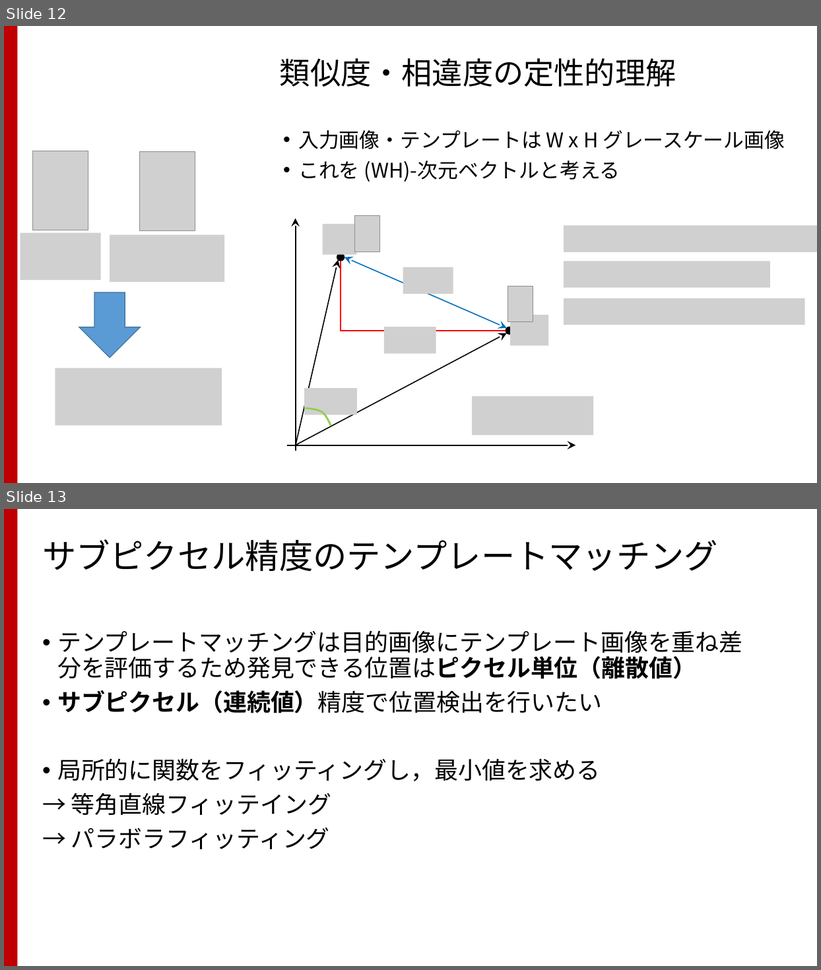
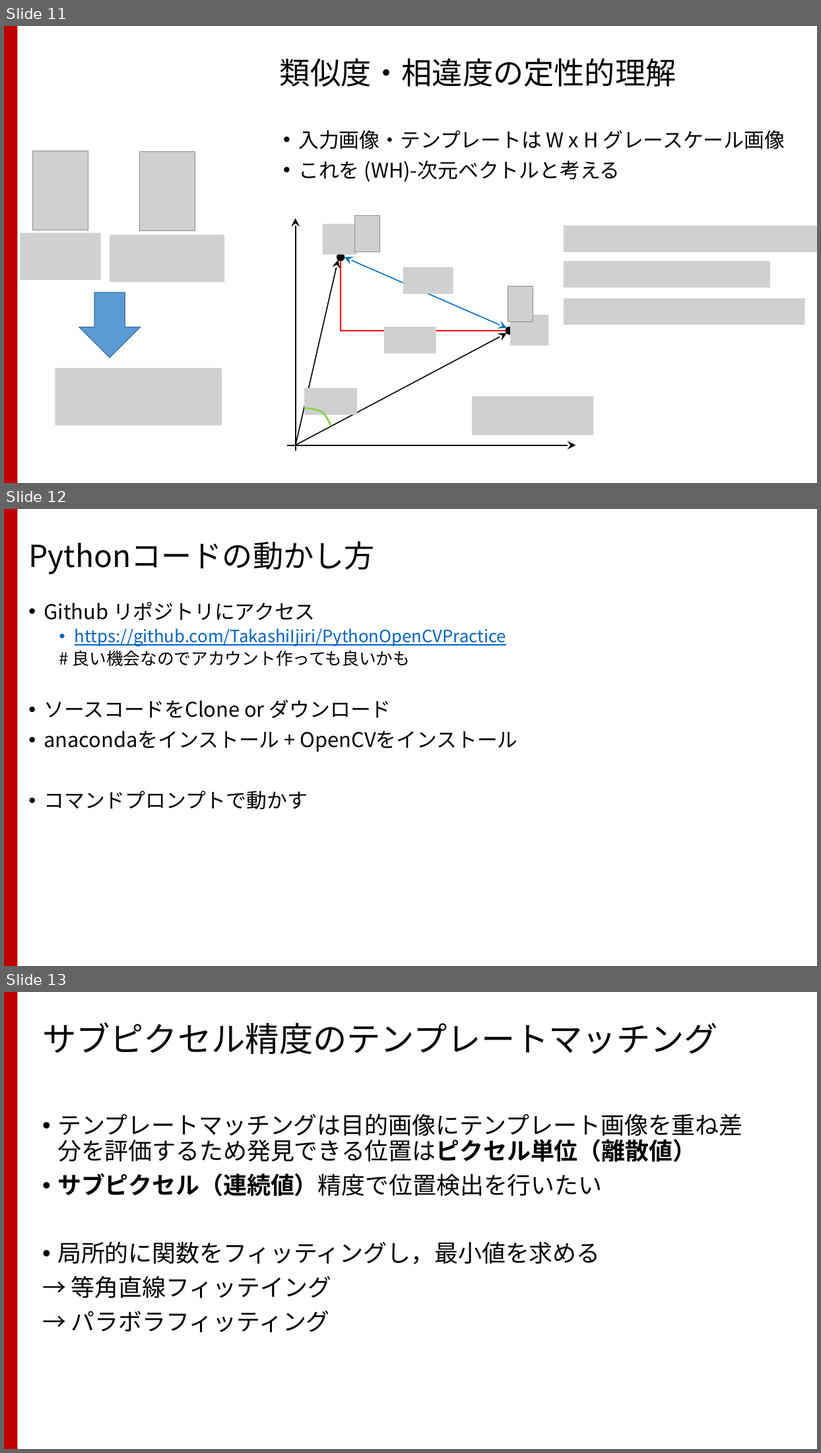
Before and after one commit to TakashiIjiri/TakashiIjiri.github.io, a slide deck: classes/dm2020_2/dm1.pptx. Shown one above the other, each under a label of ours: slides 12 and 13 before the commit, slides 11, 12 and 13 after it. The pictures are 821x970 and 821x1453 pixels, drawn with LibreOffice and Linux fonts; fonts in the diff are those of the drawing; grey boxes stand for pictures. Boxes give left, top, right and bottom in pixels: in the first picture for what was removed or moved away, otherwise in the second. Text is boxed around its words. In the diff, an @@ line names an element or a change of style, - is before the commit and + after.

```diff
--- a/classes/dm2020_2/dm1.pptx
+++ b/classes/dm2020_2/dm1.pptx
@@ slide 12 added at (4,509,817,966), background #FFFFFF; not listed: 1 template element that a slide beside it also shows @@
@@ title added at (28,541,375,574), 36 pt, text #000000 @@
+Pythonコードの動かし方
@@ text added at (44,602,518,810), 24 pt, text #000000 @@
+• Github リポジトリにアクセス
+  • https://github.com/TakashiIjiri/PythonOpenCVPractice
+  # 良い機会なのでアカウント作っても良いかも
+• ソースコードをClone or ダウンロード
+• anacondaをインストール + OpenCVをインストール
+• コマンドプロンプトで動かす
@@ what was slide 12 is now slide 11 @@
```
Also in this commit, not shown: 5 slides changed, 3 other slides added, 6 slides removed, 10 other files.
